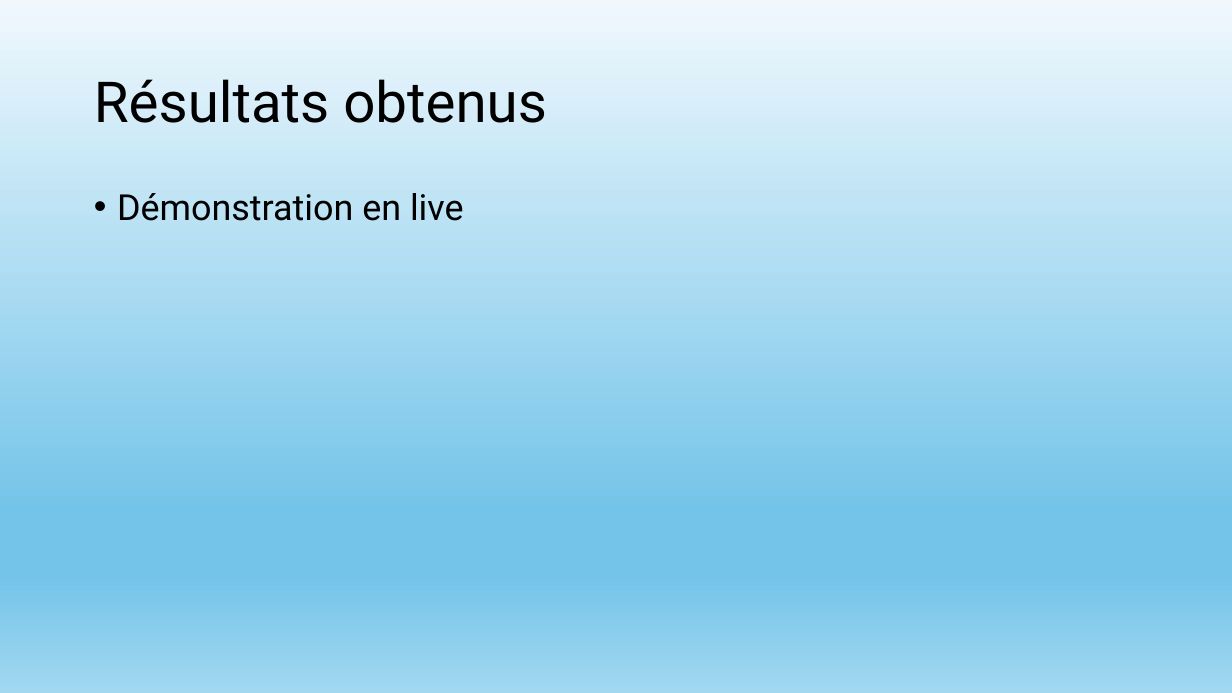
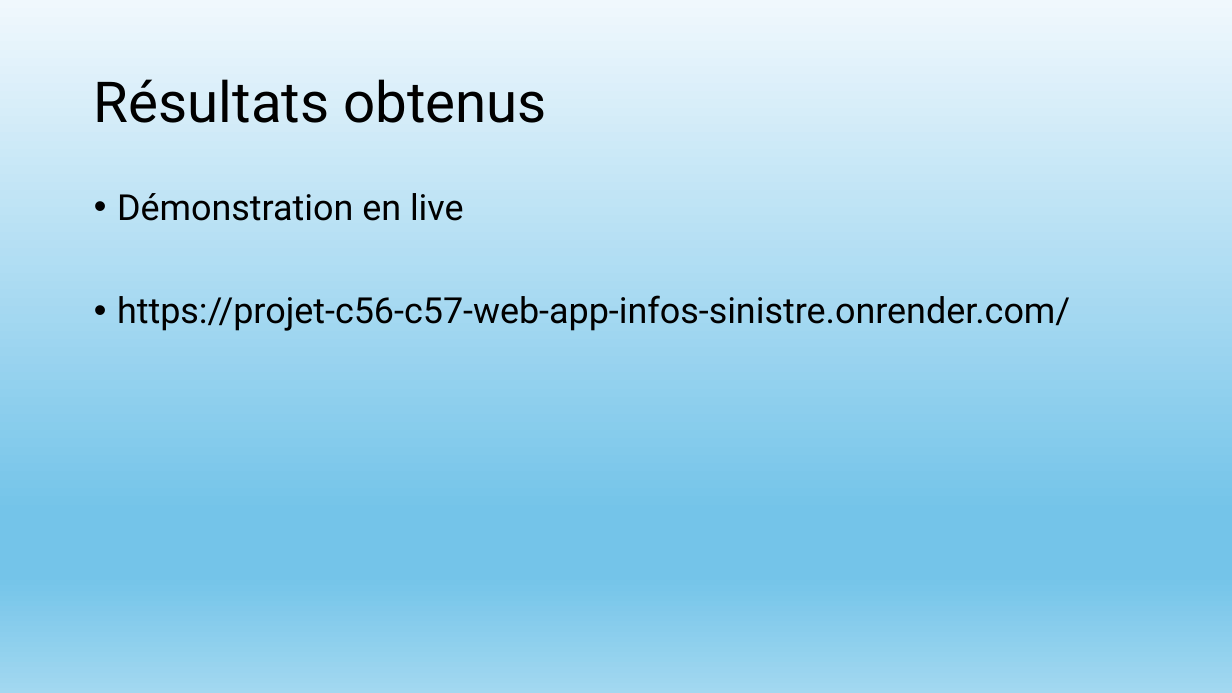
Before and after one commit to Anas-alt-del/Info-Sinistre-Auto, a slide deck: slide 6 of docs/présentation_tp_c56-c57.pptx. Drawn at 1232x693 pixels with LibreOffice and Linux fonts; fonts in the diff are those of the drawing. Boxes give left, top, right and bottom in pixels: in the first picture for what was removed or moved away, otherwise in the second. Text is boxed around its words. In the diff, an @@ line names an element or a change of style, - is before the commit and + after.

```diff
--- a/docs/présentation_tp_c56-c57.pptx
+++ b/docs/présentation_tp_c56-c57.pptx
@@ text at (117, 295, 1070, 331): paragraph added @@
+• https://projet-c56-c57-web-app-infos-sinistre.onrender.com/
```
